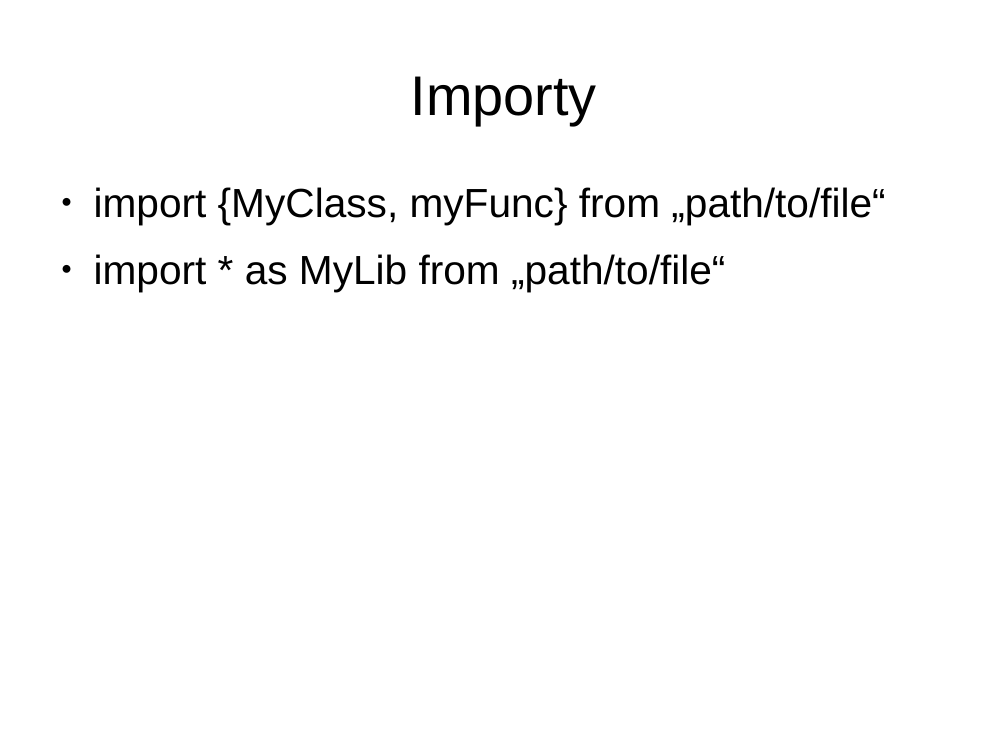
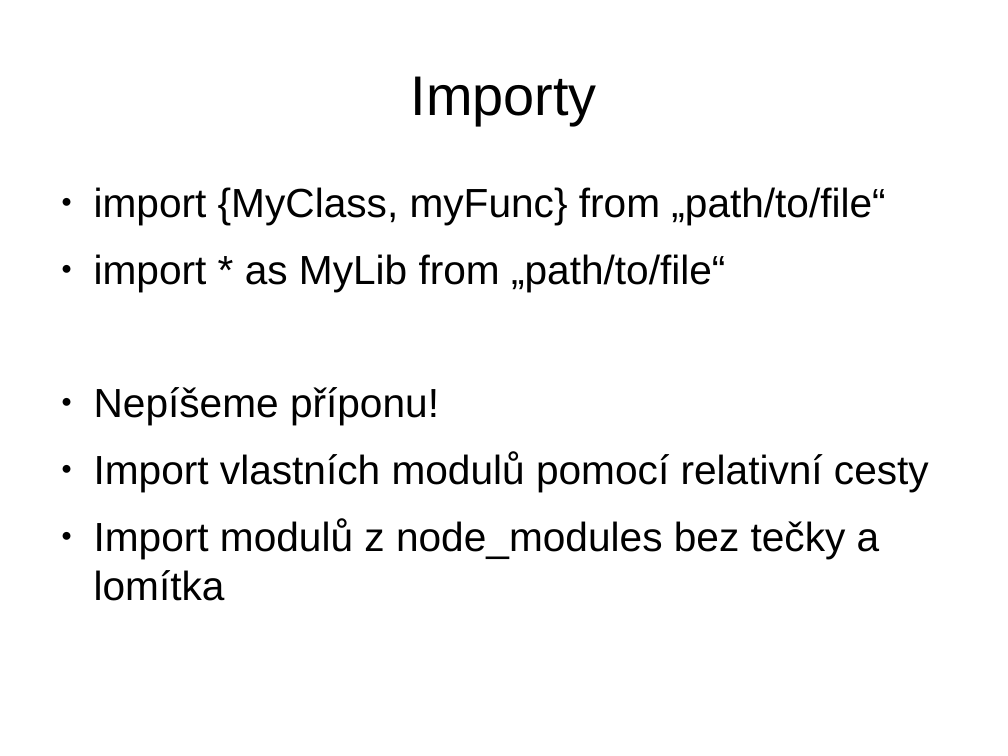
Before and after one commit to elmordo/MILTSWorkshop, a slide deck: slide 11 of Prezentace.odp. Drawn at 1008x756 pixels with LibreOffice and Linux fonts; fonts in the diff are those of the drawing. Boxes give left, top, right and bottom in pixels: in the first picture for what was removed or moved away, otherwise in the second. Text is boxed around its words. In the diff, an @@ line names an element or a change of style, - is before the commit and + after.

Commit message:
updates

```diff
--- a/Prezentace.odp
+++ b/Prezentace.odp
@@ text at box(94, 387, 929, 601): paragraphs added @@
+● Nepíšeme příponu!
+● Import vlastních modulů pomocí relativní cesty
+● Import modulů z node_modules bez tečky a lomítka
```
